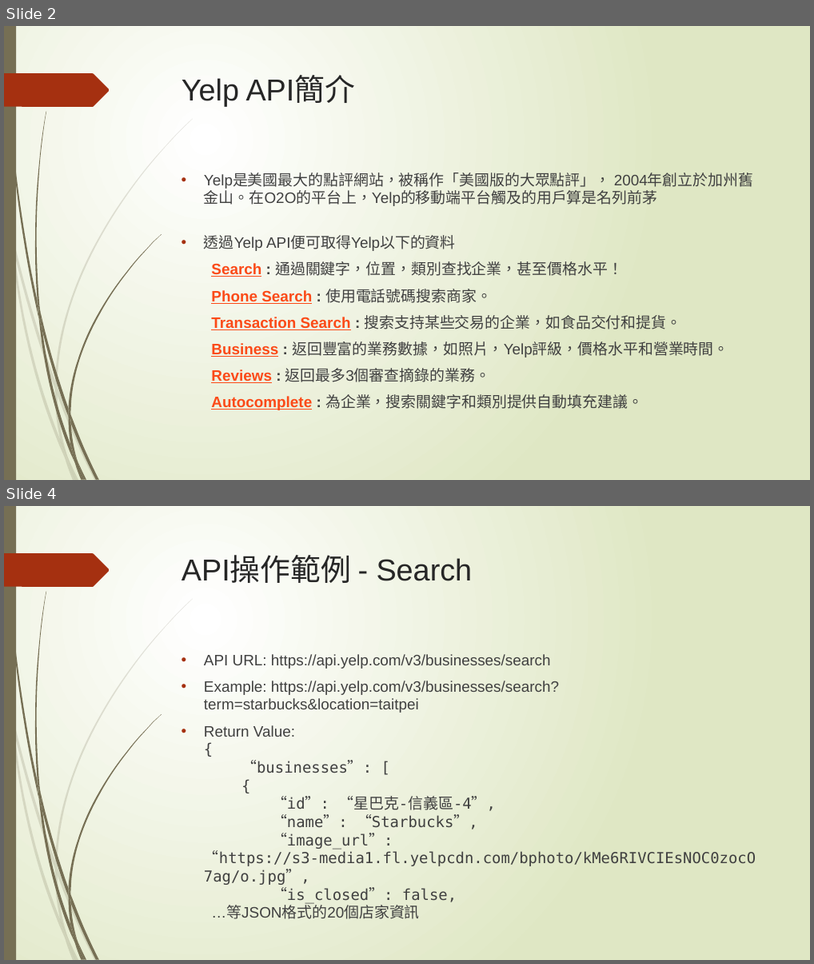
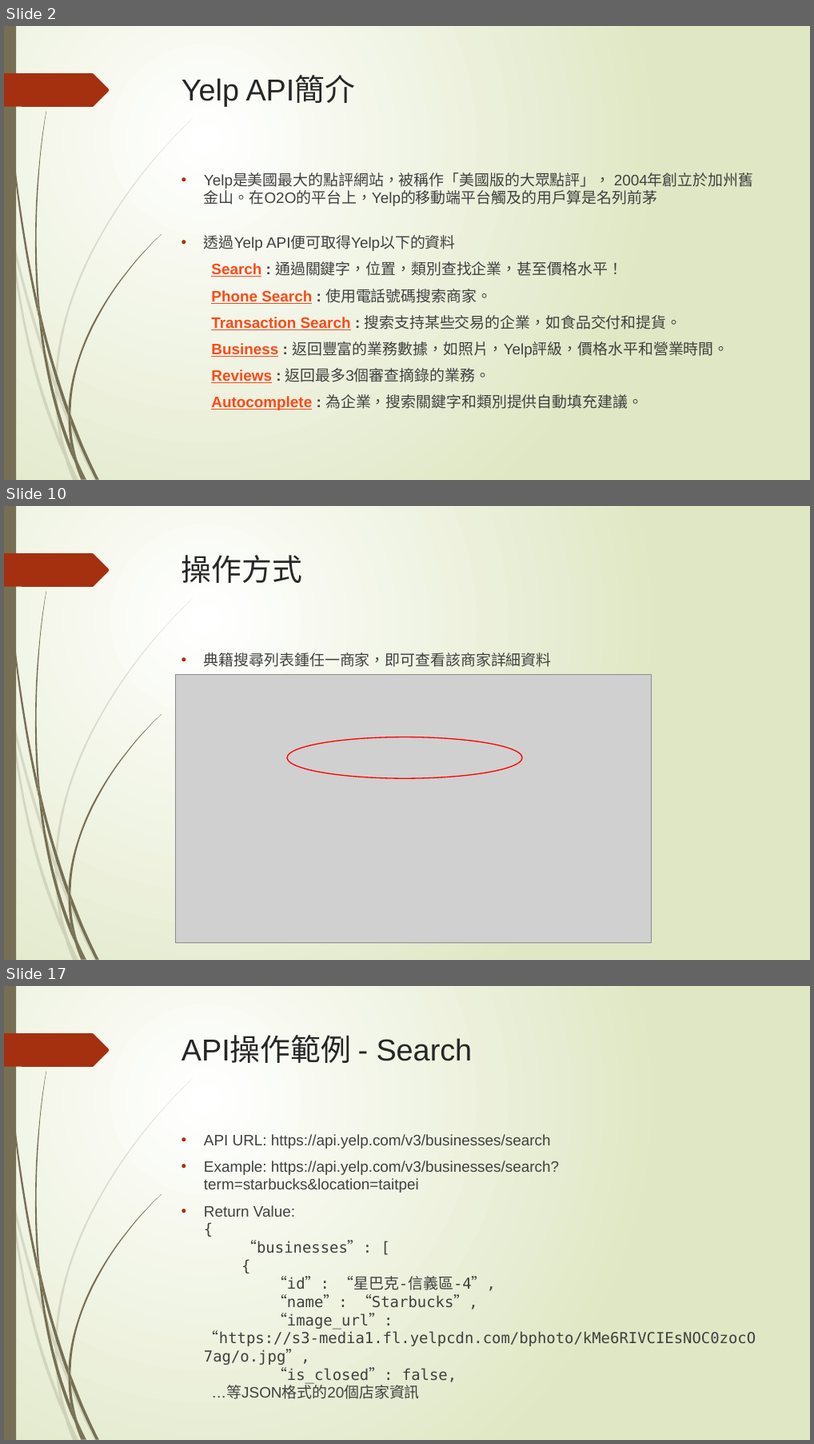
Before and after one commit to penut85420/WBSE_Project, a slide deck: 其他/YelpBlaBla.pptx. Shown one above the other, each under a label of ours: slides 2 and 4 before the commit, slides 2, 10 and 17 after it; the slides between them are not shown. The pictures are 814x964 and 814x1444 pixels, drawn with LibreOffice and Linux fonts; fonts in the diff are those of the drawing; grey boxes stand for pictures. Boxes give left, top, right and bottom in pixels: in the first picture for what was removed or moved away, otherwise in the second. Text is boxed around its words. In the diff, an @@ line names an element or a change of style, - is before the commit and + after.

```diff
--- a/其他/YelpBlaBla.pptx
+++ b/其他/YelpBlaBla.pptx
@@ slide 10 added at (4,506,810,960), background gradient #FFFFFF to #DFE8C4; not listed: 24 template elements that a slide beside it also shows @@
@@ title added at (182,555,302,583), 36 pt, text #262626 @@
+操作方式
@@ text added at (204,652,552,667), 18 pt, text #404040 @@
+• 典籍搜尋列表鍾任一商家，即可查看該商家詳細資料
@@ picture added at (175,675,651,943) @@
@@ ellipse added at (287,737,522,778), outline #FF0000 1.25 pt @@
@@ what was slide 4 is now slide 17 @@
```
Also in this commit, not shown: 6 slides changed, 13 other slides added, 1 other file.
